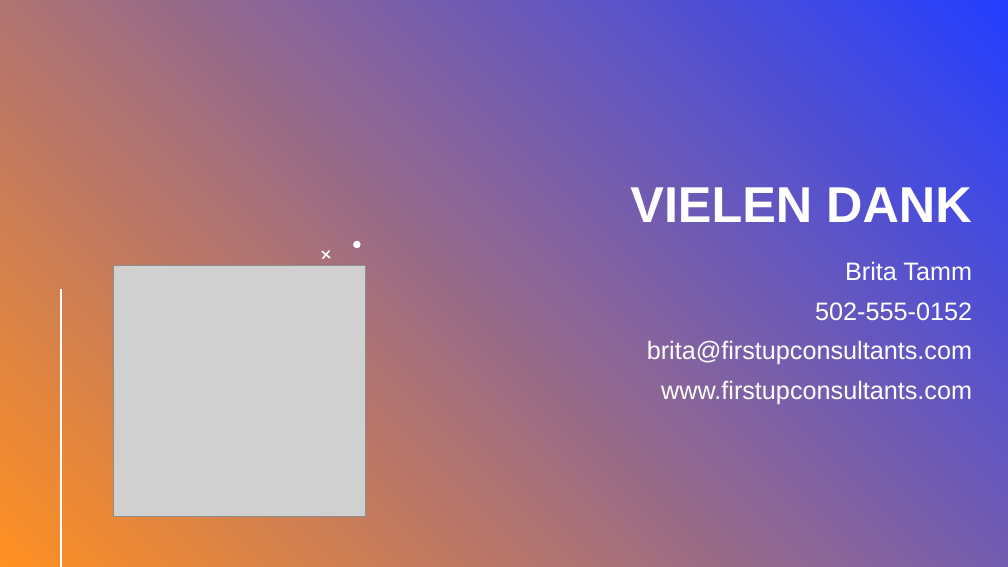
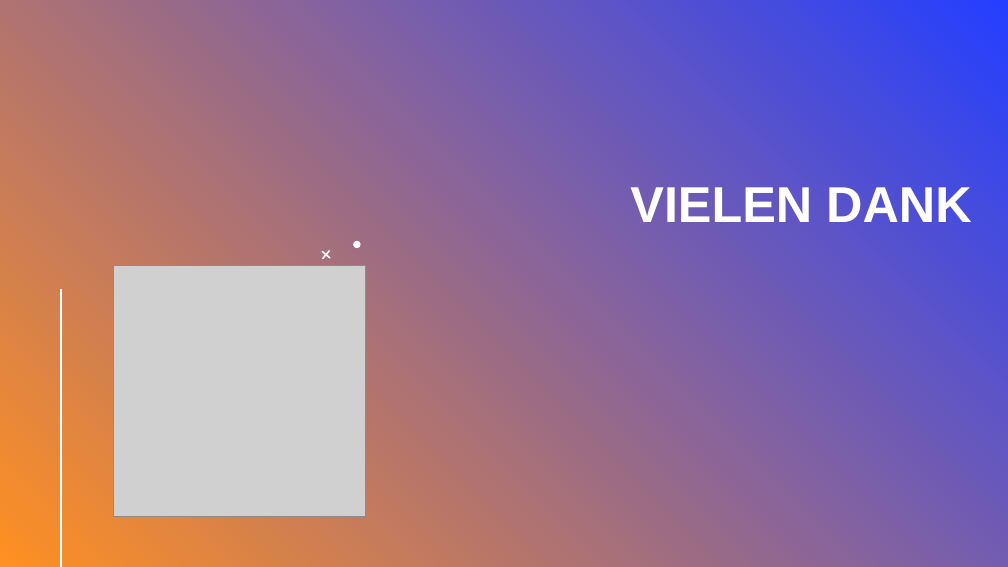
Before and after one commit to Sodentix/Melodia, a slide deck: slide 15 of Projektunterlagen/999_Zwischenpräsentationen/999_Zwischenpräsentation/999_Zwischenpräsentation/1. Zwischenpräsentation/Zwischenpräsentation Melodia am 12.11.2025.pptx. Drawn at 1008x567 pixels with LibreOffice and Linux fonts; fonts in the diff are those of the drawing; grey boxes stand for pictures. Boxes give left, top, right and bottom in pixels: in the first picture for what was removed or moved away, otherwise in the second. Text is boxed around its words. In the diff, an @@ line names an element or a change of style, - is before the commit and + after.

Commit message:
Update Melodia presentation for 12.11.2025
Improved the last slide. Now it's adjusted to our presentation.

```diff
--- a/Projektunterlagen/999_Zwischenpräsentationen/999_Zwischenpräsentation/999_Zwischenpräsentation/1. Zwischenpräsentation/Zwischenpräsentation Melodia am 12.11.2025.pptx
+++ b/Projektunterlagen/999_Zwischenpräsentationen/999_Zwischenpräsentation/999_Zwischenpräsentation/1. Zwischenpräsentation/Zwischenpräsentation Melodia am 12.11.2025.pptx
@@ text removed at (x1=647, y1=261, x2=972, y2=404) @@
-Brita Tamm
-502-555-0152
-brita@firstupconsultants.com
-www.firstupconsultants.com
```
